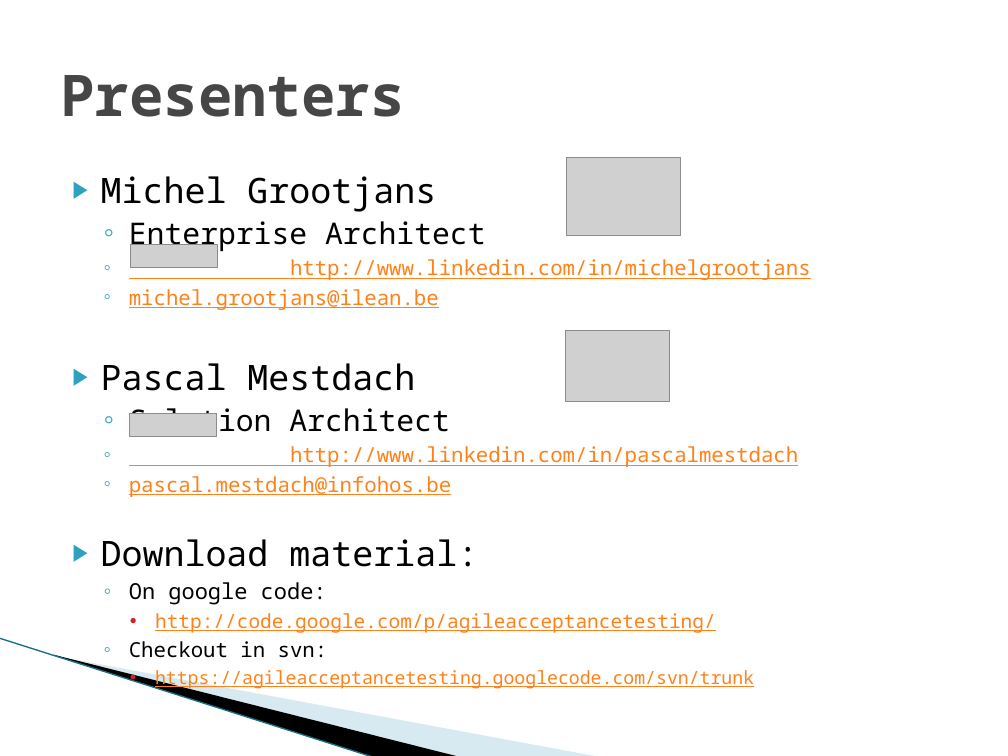
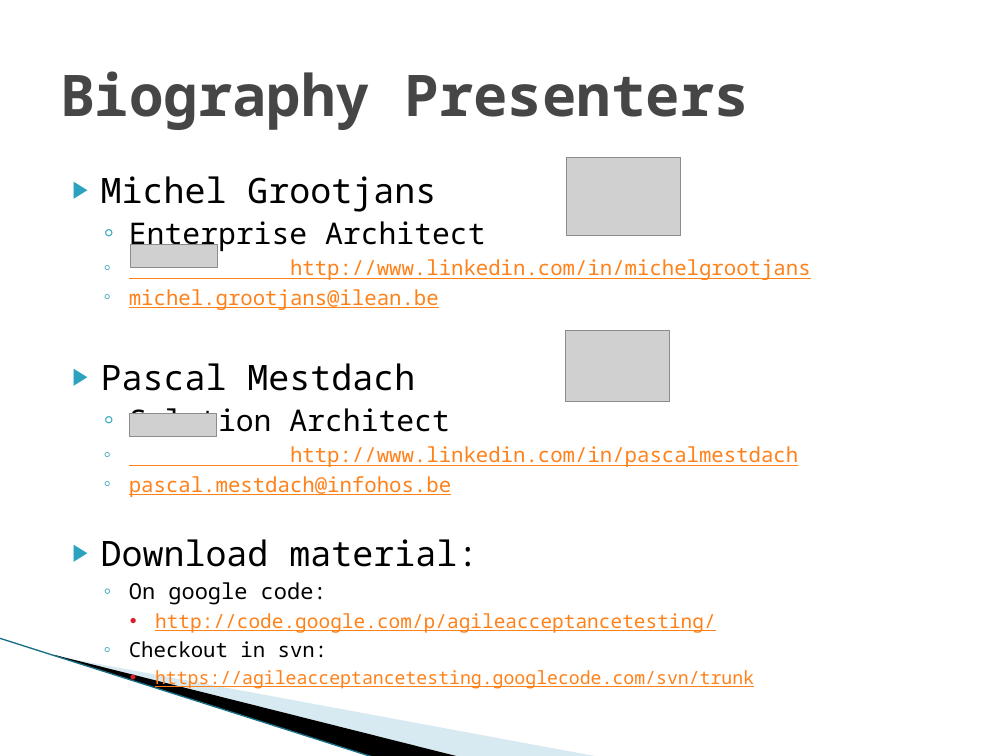
Before and after one commit to michelgrootjans/agileacceptancetesting, a slide deck: slide 2 of Slides/20090514_iLearn_AgileAcceptanceTesting.pptx (slide 20 before the commit). Drawn at 1008x756 pixels with LibreOffice and Linux fonts; fonts in the diff are those of the drawing; grey boxes stand for pictures; background and template pictures are left out. Boxes give left, top, right and bottom in pixels: in the first picture for what was removed or moved away, otherwise in the second. Text is boxed around its words. In the diff, an @@ line names an element or a change of style, - is before the commit and + after.

```diff
--- a/Slides/20090514_iLearn_AgileAcceptanceTesting.pptx
+++ b/Slides/20090514_iLearn_AgileAcceptanceTesting.pptx
@@ title at (60, 71, 749, 130): text changed @@
-Presenters
+Biography Presenters
```
Also in this commit, not shown: 3 other slides changed, 2 slides added, 1 slide removed, 18 other files.
